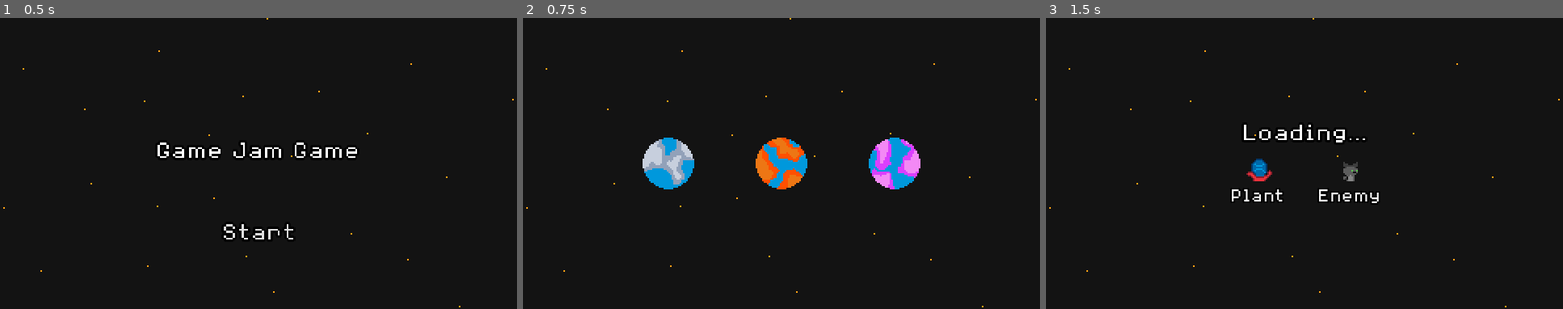
Above: before the commit, frames 1-3 (left to right).
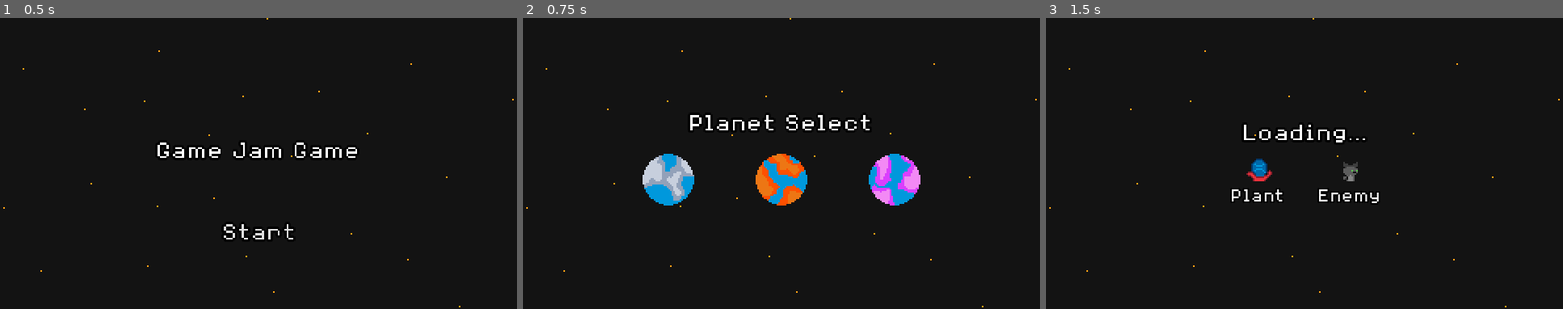
Above: after the commit, the same moments.

Repository: jreinke428/gamejam
Game: Godot game, scene res://Game/Start.tscn
Two runs of this game, one before a commit and one after it. Both use one fixed random seed, a clock stepped at 60 frames per second and the inputs below.
Inputs (mouse positions are in pixels of both pictures, inside the frame that each line leads up to; where the layout moved, square brackets give the same spot in the first picture):
- Up to frame 1 (0.5 s): no input
- Up to frame 2 (0.75 s): click "Start" at 0.5 s
- Up to frame 3 (1.5 s): click (1190, 180) [1190, 163] at 1.25 s

Frame 1 is identical in both runs. In frame 2, 5.5% of the frame differs, in the area x 23-77%, y 33-65%; in frame 3, nothing differs.

Commit message:
Scanner stuff

Diff:
--- a/Game/PlanetSelection.gd
+++ b/Game/PlanetSelection.gd
@@ -2,7 +2,7 @@
 
 var planetSelections = []
 
-@onready var buttons := $ButtonContainer.get_children()
+@onready var buttons := $VBoxContainer/ButtonContainer.get_children()
 
 func _ready():
 	var planetValues = GlobalProperties.PLANETS.duplicate(true)
--- a/Game/PlanetSelection.tscn
+++ b/Game/PlanetSelection.tscn
@@ -27,40 +27,43 @@
 grow_vertical = 2
 texture = ExtResource("2_lp3lq")
 
-[node name="ButtonContainer" type="HBoxContainer" parent="."]
+[node name="VBoxContainer" type="VBoxContainer" parent="."]
 layout_mode = 1
-anchors_preset = 8
-anchor_left = 0.5
-anchor_top = 0.5
-anchor_right = 0.5
-anchor_bottom = 0.5
-offset_left = -112.0
-offset_top = -4.0
-offset_right = 112.0
-offset_bottom = 4.0
+anchors_preset = 15
+anchor_right = 1.0
+anchor_bottom = 1.0
 grow_horizontal = 2
 grow_vertical = 2
+alignment = 1
+
+[node name="Label" type="Label" parent="VBoxContainer"]
+layout_mode = 2
+text = "Planet Select"
+horizontal_alignment = 1
+
+[node name="ButtonContainer" type="HBoxContainer" parent="VBoxContainer"]
+layout_mode = 2
 theme_override_constants/separation = 30
 alignment = 1
 
-[node name="PlanetButton1" type="Button" parent="ButtonContainer"]
+[node name="PlanetButton1" type="Button" parent="VBoxContainer/ButtonContainer"]
 layout_mode = 2
 theme_override_styles/focus = SubResource("StyleBoxEmpty_saoxl")
 flat = true
 icon_alignment = 1
 
-[node name="PlanetButton2" type="Button" parent="ButtonContainer"]
+[node name="PlanetButton2" type="Button" parent="VBoxContainer/ButtonContainer"]
 layout_mode = 2
 theme_override_styles/focus = SubResource("StyleBoxEmpty_u5dn7")
 flat = true
 icon_alignment = 1
 
-[node name="PlanetButton3" type="Button" parent="ButtonContainer"]
+[node name="PlanetButton3" type="Button" parent="VBoxContainer/ButtonContainer"]
 layout_mode = 2
 theme_override_styles/focus = SubResource("StyleBoxEmpty_anq73")
 flat = true
 icon_alignment = 1
 
-[connection signal="pressed" from="ButtonContainer/PlanetButton1" to="." method="_on_planet_button_1_pressed"]
-[connection signal="pressed" from="ButtonContainer/PlanetButton2" to="." method="_on_planet_button_2_pressed"]
-[connection signal="pressed" from="ButtonContainer/PlanetButton3" to="." method="_on_planet_button_3_pressed"]
+[connection signal="pressed" from="VBoxContainer/ButtonContainer/PlanetButton1" to="." method="_on_planet_button_1_pressed"]
+[connection signal="pressed" from="VBoxContainer/ButtonContainer/PlanetButton2" to="." method="_on_planet_button_2_pressed"]
+[connection signal="pressed" from="VBoxContainer/ButtonContainer/PlanetButton3" to="." method="_on_planet_button_3_pressed"]
--- a/GameManager.gd
+++ b/GameManager.gd
@@ -2,7 +2,7 @@
 
 @onready var player := $World/Player
 @onready var scanTimer := $ScanTimer
-@onready var world := $World
+@onready var world: TileMap = $World
 
 var scanInProgress := false
 var scannerGlobalPosition: Vector2
@@ -11,6 +11,7 @@
 
 func _ready():
 	Signals.start_scan_attempted.connect(startScan)
+	Signals.scanner_destroyed.connect(scannerDestroyed)
 
 func _process(delta):
 	if not scanTimer.is_stopped():
@@ -23,12 +24,18 @@
 	scannerGlobalPosition = scannerPosition
 	scanInProgress = true
 
+	world.placeObject("scanner", world.local_to_map(scannerPosition))
+
 	FlowField.setTarget(scannerGlobalPosition)
 	Signals.scan_started.emit()
 	scanTimer.start()
 
+func scannerDestroyed():
+	if scanInProgress: #robustness
+		print("Scanner broken")
+
 func spawnEnemies(scannerPosition):
-	if randf() < 0.05:
+	if randf() < 0.01:
 		var dist = randf_range(100,150)
 		var angle = randf_range(0,360)
 		var coords = Vector2(cos(angle)*dist, sin(angle)*dist)
--- /dev/null
+++ b/Player/Scanner/Scanner.gd
@@ -0,0 +1,29 @@
+extends StaticBody2D
+
+@onready var scanAnimationRateTimer: Timer = $ScanAnimationRate
+@onready var animatedSprite: AnimatedSprite2D = $AnimatedSprite2D
+
+var health := 50
+
+func _ready():
+	Signals.scan_over.connect(scanOver)
+
+func _process(delta):
+	tryPlayingScanAnimation()
+
+func hit(damage):
+	health -= damage
+	if health <= 0:
+		Signals.scanner_destroyed.emit()
+		queue_free()
+
+func scanOver():
+	print("Scan complete, returning to player.")
+	queue_free()
+
+func tryPlayingScanAnimation():
+	if !scanAnimationRateTimer.is_stopped():
+		return
+
+	animatedSprite.play("scanning")
+	scanAnimationRateTimer.start()
--- /dev/null
+++ b/Player/Scanner/Scanner.tscn
@@ -0,0 +1,64 @@
+[gd_scene load_steps=9 format=3 uid="uid://bk05knbf7s53g"]
+
+[ext_resource type="Texture2D" uid="uid://j23ak5xhmnkp" path="res://Player/Scanner/scanner.png" id="1_d8x31"]
+[ext_resource type="Script" path="res://Player/Scanner/Scanner.gd" id="1_tyeq2"]
+
+[sub_resource type="AtlasTexture" id="AtlasTexture_m611r"]
+atlas = ExtResource("1_d8x31")
+region = Rect2(0, 0, 16, 19)
+
+[sub_resource type="AtlasTexture" id="AtlasTexture_xm4pm"]
+atlas = ExtResource("1_d8x31")
+region = Rect2(16, 0, 16, 19)
+
+[sub_resource type="AtlasTexture" id="AtlasTexture_fasxx"]
+atlas = ExtResource("1_d8x31")
+region = Rect2(48, 0, 16, 19)
+
+[sub_resource type="AtlasTexture" id="AtlasTexture_64ff0"]
+atlas = ExtResource("1_d8x31")
+region = Rect2(32, 0, 16, 19)
+
+[sub_resource type="AtlasTexture" id="AtlasTexture_vnco2"]
+atlas = ExtResource("1_d8x31")
+region = Rect2(64, 0, 16, 19)
+
+[sub_resource type="SpriteFrames" id="SpriteFrames_axvyh"]
+animations = [{
+"frames": [{
+"duration": 1.0,
+"texture": SubResource("AtlasTexture_m611r")
+}, {
+"duration": 1.0,
+"texture": SubResource("AtlasTexture_xm4pm")
+}, {
+"duration": 1.0,
+"texture": SubResource("AtlasTexture_fasxx")
+}, {
+"duration": 1.0,
+"texture": SubResource("AtlasTexture_64ff0")
+}, {
+"duration": 1.0,
+"texture": SubResource("AtlasTexture_vnco2")
+}, {
+"duration": 1.0,
+"texture": SubResource("AtlasTexture_m611r")
+}],
+"loop": false,
+"name": &"scanning",
+"speed": 5.0
+}]
+
+[node name="Node2D" type="StaticBody2D" groups=["Scanner"]]
+script = ExtResource("1_tyeq2")
+
+[node name="AnimatedSprite2D" type="AnimatedSprite2D" parent="."]
+sprite_frames = SubResource("SpriteFrames_axvyh")
+animation = &"scanning"
+
+[node name="CollisionPolygon2D" type="CollisionPolygon2D" parent="."]
+polygon = PackedVector2Array(-6.5, -5, -6, -6, -5, -6.5, 5, -6.5, 6, -6, 6.5, -5, 6.5, 5, 6, 6, 5, 6.5, -5, 6.5, -6, 6, -6.5, 5)
+
+[node name="ScanAnimationRate" type="Timer" parent="."]
+wait_time = 2.0
+one_shot = true
--- a/Util/GlobalScripts/Signals.gd
+++ b/Util/GlobalScripts/Signals.gd
@@ -5,3 +5,5 @@
 signal scan_started
 
 signal scan_over
+
+signal scanner_destroyed
--- a/World/Fauna/Plant.gd
+++ b/World/Fauna/Plant.gd
@@ -12,7 +12,6 @@
 func _process(delta):
 	if canStartScan and playerNearby:
 		if Input.is_action_just_pressed("start_scan"):
-			print('pred')
 			Signals.start_scan_attempted.emit(global_position)
 
 func _on_scan_over():
--- a/World/World.tscn
+++ b/World/World.tscn
@@ -8,6 +8,7 @@
 [ext_resource type="PackedScene" uid="uid://1iv2u3acriwa" path="res://World/Fauna/Plant2.tscn" id="6_d576b"]
 [ext_resource type="PackedScene" uid="uid://ddt7lbeui3p4k" path="res://World/Fauna/Tree.tscn" id="7_46331"]
 [ext_resource type="PackedScene" uid="uid://bub4n2virsnoe" path="res://World/Fauna/Plant3.tscn" id="7_jno7f"]
+[ext_resource type="PackedScene" uid="uid://bk05knbf7s53g" path="res://Player/Scanner/Scanner.tscn" id="8_byo1q"]
 
 [sub_resource type="TileSetAtlasSource" id="TileSetAtlasSource_8pvi0"]
 texture = ExtResource("1_vi7fc")
@@ -371,6 +372,7 @@
 scenes/2/scene = ExtResource("5_br7oa")
 scenes/3/scene = ExtResource("6_d576b")
 scenes/4/scene = ExtResource("7_jno7f")
+scenes/5/scene = ExtResource("8_byo1q")
 
 [sub_resource type="TileSet" id="TileSet_pej3d"]
 terrain_set_0/mode = 0
@@ -409,4 +411,11 @@
 layer_3/y_sort_origin = 0
 layer_3/z_index = 0
 layer_3/tile_data = PackedInt32Array()
+layer_4/name = "scanner"
+layer_4/enabled = true
+layer_4/modulate = Color(1, 1, 1, 1)
+layer_4/y_sort_enabled = false
+layer_4/y_sort_origin = 0
+layer_4/z_index = 0
+layer_4/tile_data = PackedInt32Array()
 script = ExtResource("1_xjcd8")
--- a/World/WorldGeneration.gd
+++ b/World/WorldGeneration.gd
@@ -50,8 +50,8 @@
 	"plant1": {'layer': 2, 'sourceId': 7, 'atlasCoords': Vector2.ZERO, 'alternativeTile': 2},
 	"plant2": {'layer': 2, 'sourceId': 7, 'atlasCoords': Vector2.ZERO, 'alternativeTile': 3},
 	"plant3": {'layer': 2, 'sourceId': 7, 'atlasCoords': Vector2.ZERO, 'alternativeTile': 4},
-	"tree": {'layer': 3, 'sourceId': 7, 'atlasCoords': Vector2.ZERO, 'alternativeTile': 1}
-
+	"tree": {'layer': 3, 'sourceId': 7, 'atlasCoords': Vector2.ZERO, 'alternativeTile': 1},
+	"scanner": {'layer': 4, 'sourceId': 7, 'atlasCoords': Vector2.ZERO, 'alternativeTile': 5}
 }
 
 func _ready():
@@ -116,8 +116,11 @@
 	for tileName in spawnRates:
 		total += spawnRates[tileName]
 		if roll <= total:
-			set_cell(ObjectTiles[tileName].layer, worldPosition, ObjectTiles[tileName].sourceId, ObjectTiles[tileName].atlasCoords, ObjectTiles[tileName].alternativeTile)
+			placeObject(tileName, worldPosition)
 			return
+
+func placeObject(tileName: String, worldPosition: Vector2i):
+	set_cell(ObjectTiles[tileName].layer, worldPosition, ObjectTiles[tileName].sourceId, ObjectTiles[tileName].atlasCoords, ObjectTiles[tileName].alternativeTile)
 
 func setSurfacePlaceholder(worldPosition: Vector2i, tileName: String, biome: String):
 	set_cell(Biomes[biome].layer, worldPosition, 0, SurfacePlaceholderTiles[tileName], 0)
Binary file added: Player/Scanner/scanner.png
Not shown, added: Player/Scanner/scanner.png.import
Not shown: 1 places in World/World.tscn that only renumber resources
